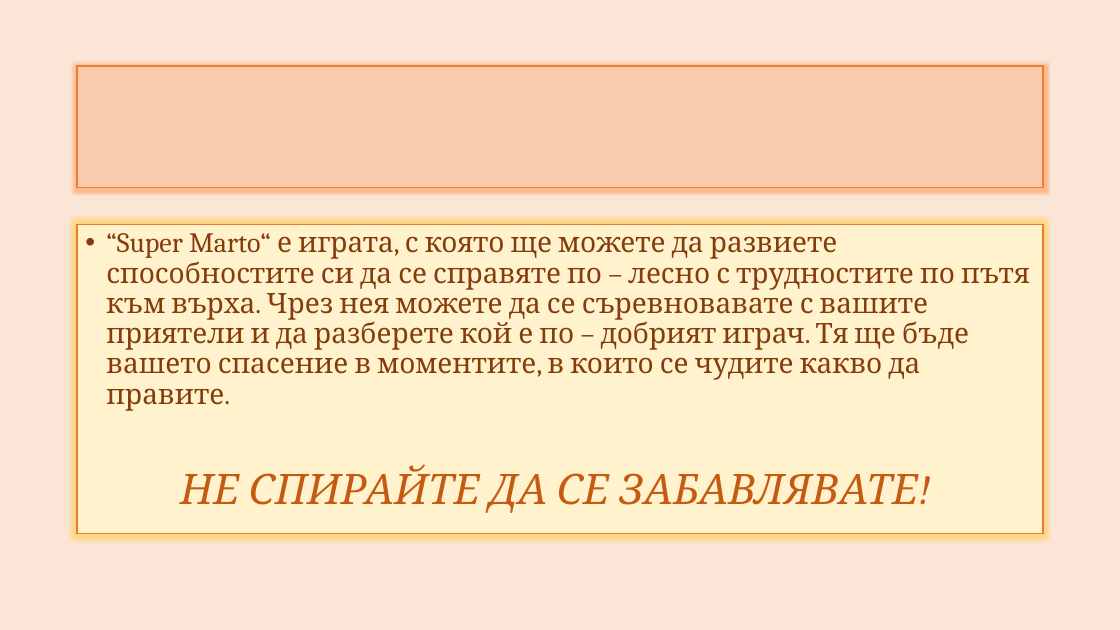
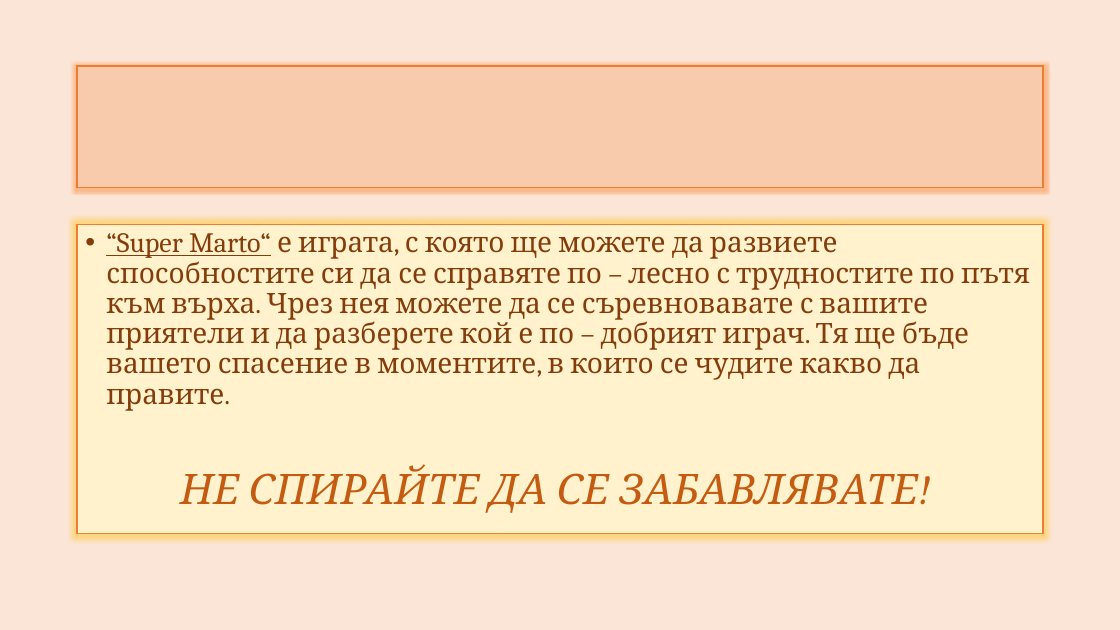
Before and after one commit to HristiyanIliev06/Super_Marto, a slide deck: slide 9 of Презентация - 8.pptx. Drawn at 1120x630 pixels with LibreOffice and Linux fonts; fonts in the diff are those of the drawing. Boxes give left, top, right and bottom in pixels: in the first picture for what was removed or moved away, otherwise in the second. Text is boxed around its words. In the diff, an @@ line names an element or a change of style, - is before the commit and + after.

```diff
--- a/Презентация - 8.pptx
+++ b/Презентация - 8.pptx
@@ text at [106, 233, 1029, 411]: underline on in "“Super Marto“" @@
```
Also in this commit, not shown: 3 other slides changed.
